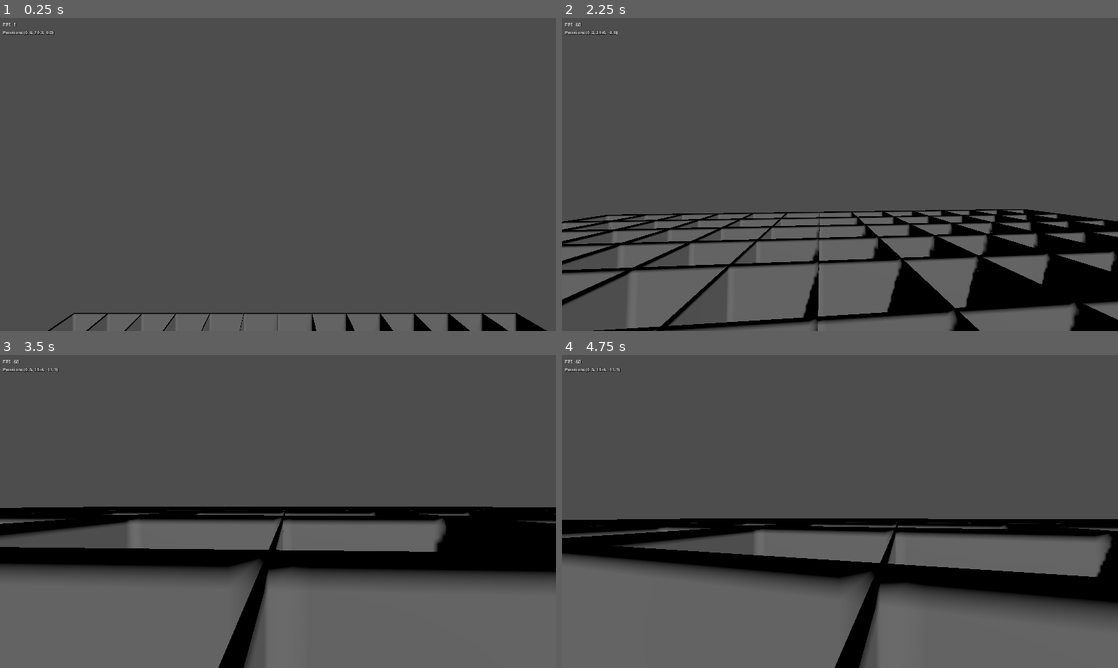
Above: before the commit, frames 1-4 (two rows, left to right).
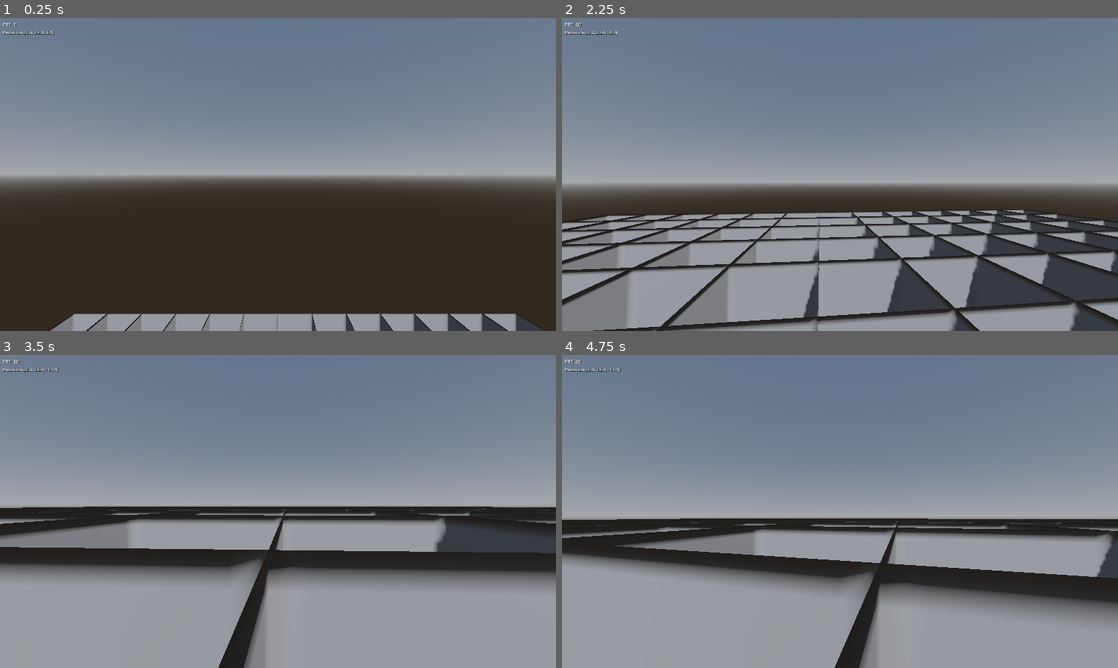
Above: after the commit, the same moments.

Repository: shifty81/Sword-And-Stone
Game: Godot game, scene res://scenes/main.tscn
The game is run twice, just before and just after one commit, with the same random seed, the same clock (stepped at 60 frames per second) and the same inputs.
Inputs (mouse positions are in pixels of both pictures, inside the frame that each line leads up to):
- Up to frame 1 (0.25 s): no input
- Up to frame 2 (2.25 s): move the mouse to (867, 174) at 0.52 s; hold W (move_forward) from 0.53 s (still down); click (867, 174) at 0.6 s; tap Space (jump) at 0.77, 1.52 s; move the mouse to (812, 174) at 1.27 s; right-click (812, 174) at 1.35 s; move the mouse to (851, 168) at 2.02 s; hold Shift (sprint) from 2.03 s (still down)
- Up to frame 3 (3.5 s): keep holding W (move_forward); move the mouse to (272, 517) at 2.77 s; release Shift (sprint) at 2.78 s; click (272, 517) at 2.85 s; tap Space (jump) at 3.02 s
- Up to frame 4 (4.75 s): keep holding W (move_forward); tap Enter at 3.5 s; move the mouse to (878, 514) at 3.52 s; right-click (878, 514) at 3.6 s; tap Space (jump) at 3.77, 4.25, 4.52 s; move the mouse to (795, 508) at 4.27 s; tap Shift (sprint) at 4.35 s

The runs differ from the first frame. In frame 1, 97% of the frame differs, in the area x 0-100%, y 0-100%; in frame 2, 97%; in frame 3, 100%; in frame 4, 100%.

Commit message:
Fix GDScript shadowing error and WorldEnvironment configuration
Co-authored-by: shifty81 <50773914+shifty81@users.noreply.github.com>

Diff:
--- a/scenes/main.tscn
+++ b/scenes/main.tscn
@@ -12,6 +12,14 @@
 sky_top_color = Color(0.385, 0.454, 0.55, 1)
 sky_horizon_color = Color(0.646, 0.656, 0.67, 1)
 ground_horizon_color = Color(0.646, 0.656, 0.67, 1)
+
+[sub_resource type="Sky" id="Sky_1"]
+sky_material = SubResource("ProceduralSkyMaterial_1")
+
+[sub_resource type="Environment" id="Environment_1"]
+background_mode = 2
+sky = SubResource("Sky_1")
+ambient_light_source = 3
 
 [node name="Main" type="Node3D"]
 
@@ -34,10 +42,6 @@
 shadow_enabled = true
 
 [node name="WorldEnvironment" type="WorldEnvironment" parent="."]
-
-[node name="Environment" type="Environment" parent="WorldEnvironment"]
-background_mode = 2
-sky_material = SubResource("ProceduralSkyMaterial_1")
-ambient_light_source = 3
+environment = SubResource("Environment_1")
 
 [node name="HUD" parent="." instance=ExtResource("3")]
--- a/scripts/voxel/chunk.gd
+++ b/scripts/voxel/chunk.gd
@@ -12,9 +12,9 @@
 var mesh_instance: MeshInstance3D
 var collision_shape: CollisionShape3D
 
-func initialize(generator: WorldGenerator, position: Vector3i, size: int):
+func initialize(generator: WorldGenerator, chunk_pos: Vector3i, size: int):
 	world_generator = generator
-	chunk_position = position
+	chunk_position = chunk_pos
 	chunk_size = size
 
 	# Initialize 3D voxel array
Not shown: 1 places in scenes/main.tscn that only renumber resources
